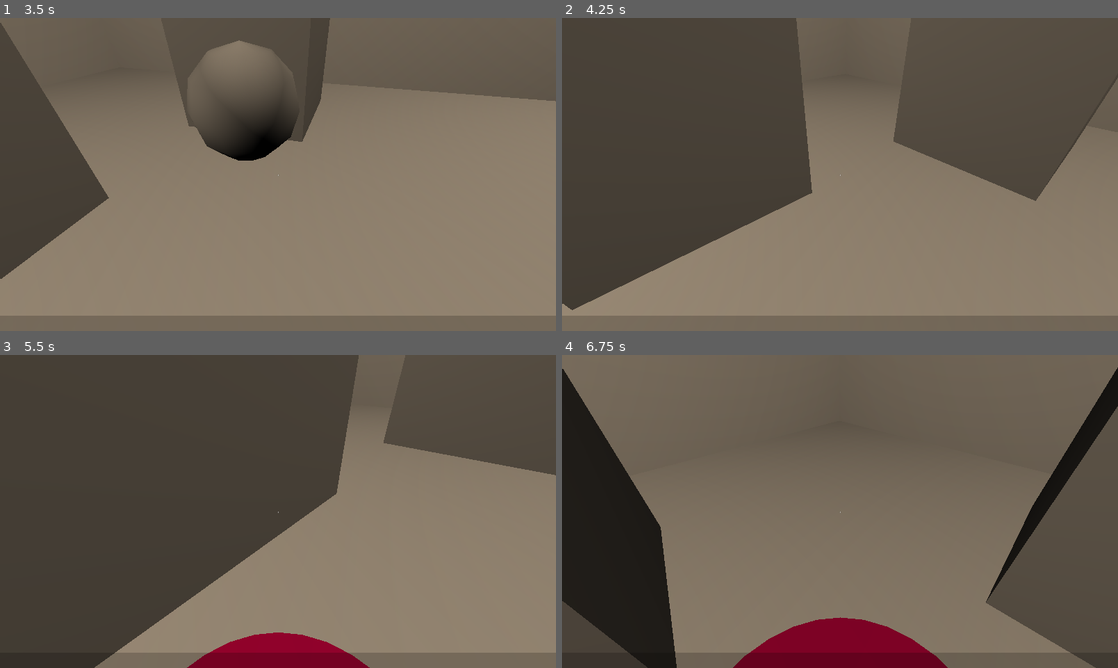
Above: before the commit, frames 1-4 (two rows, left to right).
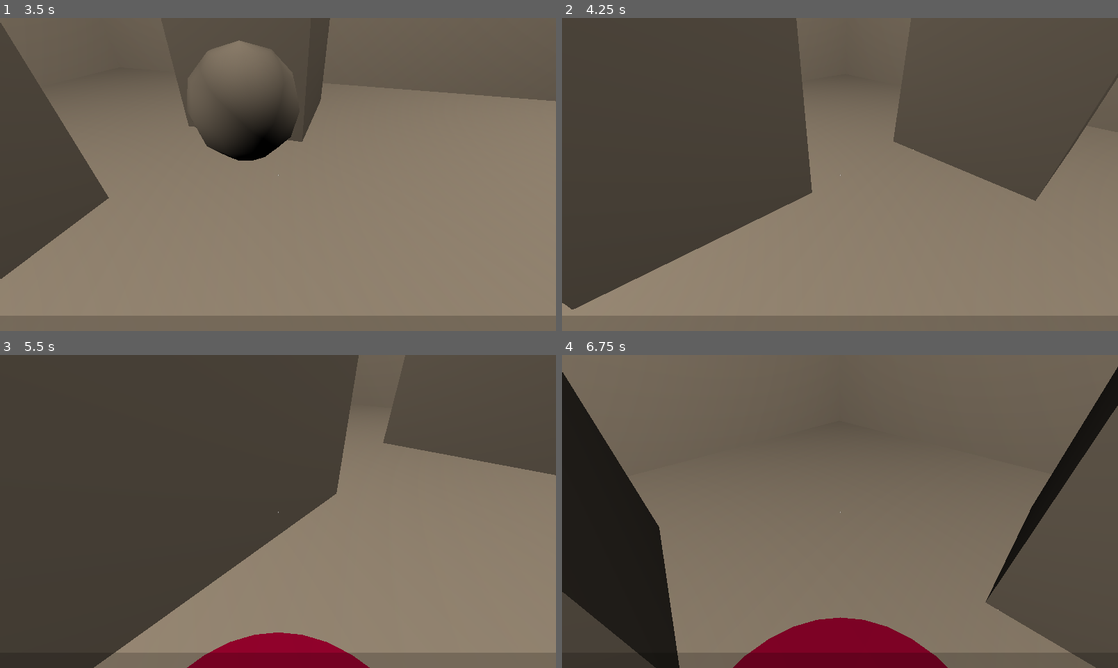
Above: after the commit, the same moments.

Repository: BekaValentine/cyberpunk_video_game_godot_repository
Game: Godot game, scene res://infrastructure/menus/main_menu.tscn
Same seed, same stepped clock (60 frames per second), same inputs: the game is played once before the commit and once after it.
Inputs (mouse positions are in pixels of both pictures, inside the frame that each line leads up to):
- Up to frame 1 (3.5 s): click "Prototypes" at 0.5 s; click "Interactions" at 1.25 s; tap Enter at 2 s; move the mouse to (272, 180) at 2.02 s; press the mouse at (272, 180) at 2.03 s; hold W (move_forward) from 2.03 s (still down); tap Space (jump) at 2.27, 3.02 s; right-click (272, 180) at 2.3 s; move the mouse to (316, 177) at 2.77 s; release the mouse at (316, 177) at 2.78 s; right-click (316, 177) at 2.85 s; click (316, 177) at 3.05 s
- Up to frame 2 (4.25 s): keep holding W (move_forward); move the mouse to (795, 171) at 3.52 s; hold C (crouch) from 3.53 s (still down); right-click (795, 171) at 3.8 s
- Up to frame 3 (5.5 s): move the mouse to (283, 511) at 4.27 s; release W (move_forward) at 4.28 s; release C (crouch) at 4.28 s; hold A (move_left) 4.28-5.03 s; click (283, 511) at 4.35 s; tap Space (jump) at 4.52, 5.27 s; move the mouse to (255, 505) at 5.02 s; hold W (move_forward) from 5.03 s (still down); hold Shift (run) from 5.03 s (still down); right-click (255, 505) at 5.3 s
- Up to frame 4 (6.75 s): keep holding W (move_forward); move the mouse to (867, 511) at 5.77 s; release Shift (run) at 5.78 s; right-click (867, 511) at 5.85 s; tap Space (jump) at 6.02 s; click (867, 511) at 6.05 s; move the mouse to (812, 511) at 6.52 s; tap T (take) at 6.6 s

Frame 1 is identical in both runs. In frame 2, less than 0.1% of the frame differs, in the area x 0-100%, y 0-94%; in frame 3, less than 0.1%; in frame 4, 0.8%, in the area x 0-100%, y 3-100%.

Commit message:
Makes held object use hold camera

Diff:
--- a/infrastructure/player.gd
+++ b/infrastructure/player.gd
@@ -14,7 +14,6 @@
 var crouch_tween = null
 var camera = null
 var hold_camera = null
-var hold_collider = null
 var hold_position = null
 var on_floor = false
 var pivot = null
@@ -40,7 +39,7 @@
 var tick = 0
 
 var WORLD_OBJECT_COLLISION_MASK = 2;
-var HELD_COLLISION_MASK = 4;
+var HELD_COLLISION_MASK = 0;
 var NORMAL_COLLISION_MASK = 2 | 4;
 
 
@@ -53,7 +52,6 @@
 	body_collider = $body_collider
 	camera = $pivot/camera
 	hold_camera = $pivot/camera/hold_viewport_container/hold_viewport/hold_camera
-	hold_collider = $hold_collider
 	crouch_tween = $crouch_tween
 	hold_position = $pivot/hold_position
 	object_highlight = $object_highlight
@@ -62,7 +60,6 @@
 	stand_height = pivot.transform.origin.y
 
 	Input.set_mouse_mode(Input.MOUSE_MODE_CAPTURED)
-	hold_collider.disabled = true
 
 
 
@@ -137,19 +134,18 @@
 	held_object = obj
 	if not held_object.get_parent():
 		self.get_parent().add_child(held_object)
-#	hold_position.add_child(held_object)
 	self_initial_rotation = self.get_rotation()
 	if held_object.transform.basis.y.angle_to(Vector3.UP) > 0.01:
 		held_object_initial_rotation = Vector3.ZERO
 	else:
 		held_object_initial_rotation = held_object.get_rotation()
-#	held_object.mode = RigidBody.MODE_KINEMATIC
+	held_object.mode = RigidBody.MODE_KINEMATIC
 	held_object.collision_mask = HELD_COLLISION_MASK
+	held_object.start_hold()
 	held_object.hold()
-	hold_collider.shape.extents = held_object.hold_collider_extents()
-	hold_collider.disabled = false
 
 func throw_object():
+	held_object.end_hold()
 	held_object.release()
 	var old_transform = held_object.global_transform
 	held_object.mode = RigidBody.MODE_RIGID
@@ -157,16 +153,15 @@
 	held_object.global_transform = old_transform
 	held_object.apply_impulse(Vector3(0,0,0), -10*camera.global_transform.basis.z)
 	held_object = null
-	hold_collider.disabled = true
 
 func drop_object():
+	held_object.end_hold()
 	held_object.release()
 	var old_transform = held_object.global_transform
 	held_object.mode = RigidBody.MODE_RIGID
 	held_object.collision_mask = NORMAL_COLLISION_MASK
 	held_object.global_transform = old_transform
 	held_object = null
-	hold_collider.disabled = true
 
 func take_object():
 	held_object.take()
@@ -329,4 +324,3 @@
 
 func set_held_object_position():
 	held_object.global_transform.origin = hold_position.global_transform.origin
-	hold_collider.global_transform.origin = held_object.global_transform.origin
--- a/infrastructure/player.tscn
+++ b/infrastructure/player.tscn
@@ -6,36 +6,34 @@
 [ext_resource path="res://infrastructure/menus/pause_menu.tscn" type="PackedScene" id=4]
 [ext_resource path="res://infrastructure/backpack.gd" type="Script" id=5]
 
-[sub_resource type="PhysicsMaterial" id=10]
+[sub_resource type="PhysicsMaterial" id=1]
 friction = 0.001
 
-[sub_resource type="CylinderShape" id=1]
+[sub_resource type="CylinderShape" id=2]
 margin = 0.001
 radius = 0.3
 height = 1.77
 
-[sub_resource type="BoxShape" id=2]
-
-[sub_resource type="Environment" id=4]
+[sub_resource type="Environment" id=3]
 background_mode = 1
 background_color = Color( 0.160784, 0.160784, 0.160784, 1 )
 
-[sub_resource type="StyleBoxFlat" id=5]
+[sub_resource type="StyleBoxFlat" id=4]
 bg_color = Color( 0, 0, 0, 0.196078 )
 
-[sub_resource type="SpatialMaterial" id=6]
+[sub_resource type="SpatialMaterial" id=5]
 albedo_color = Color( 0.992157, 0.00784314, 0.376471, 1 )
 
-[sub_resource type="SpatialMaterial" id=7]
+[sub_resource type="SpatialMaterial" id=6]
 albedo_color = Color( 0.0509804, 0.937255, 0.666667, 1 )
 
-[sub_resource type="SpatialMaterial" id=8]
+[sub_resource type="SpatialMaterial" id=7]
 albedo_color = Color( 0.772549, 0.992157, 0.227451, 1 )
 
 [node name="player" type="RigidBody" groups=[
 "player",
 ]]
-physics_material_override = SubResource( 10 )
+physics_material_override = SubResource( 1 )
 contacts_reported = 10
 contact_monitor = true
 axis_lock_angular_x = true
@@ -45,10 +43,6 @@
 
 [node name="body_collider" type="CollisionShape" parent="."]
 transform = Transform( 1, 0, 0, 0, 1, 0, 0, 0, 1, 0, 0.885, 0 )
-shape = SubResource( 1 )
-
-[node name="hold_collider" type="CollisionShape" parent="."]
-transform = Transform( 1, 0, 0, 0, 1, 0, 0, 0, 1, 0, 1.06201, -1.22091 )
 shape = SubResource( 2 )
 
 [node name="pivot" type="Spatial" parent="."]
@@ -59,10 +53,9 @@
 
 [node name="camera" type="Camera" parent="pivot"]
 cull_mask = 2148532221
-environment = SubResource( 4 )
+environment = SubResource( 3 )
 
 [node name="hold_viewport_container" type="ViewportContainer" parent="pivot/camera"]
-visible = false
 anchor_right = 1.0
 anchor_bottom = 1.0
 mouse_filter = 2
@@ -74,11 +67,10 @@
 size = Vector2( 1920, 1080 )
 transparent_bg = true
 handle_input_locally = false
-render_target_update_mode = 0
+render_target_update_mode = 3
 
 [node name="hold_camera" type="Camera" parent="pivot/camera/hold_viewport_container/hold_viewport"]
 transform = Transform( 1, 0, 0, 0, 1, 0, 0, 0, 1, 0, 1.63492, 0 )
-visible = false
 cull_mask = 2
 
 [node name="pickup_detect_ray" type="RayCast" parent="pivot"]
--- a/levels/prototypes/block1.gd
+++ b/levels/prototypes/block1.gd
@@ -8,6 +8,12 @@
 func hold_collider_extents():
 	return $CollisionShape.shape.extents
 
+func start_hold():
+	$CSGBox.layers = 2
+
+func end_hold():
+	$CSGBox.layers = 1
+
 func hold():
 	pass
 
--- a/levels/prototypes/sphere2.gd
+++ b/levels/prototypes/sphere2.gd
@@ -4,6 +4,12 @@
 
 func _ready():
 	highlight_shape = $CSGSphere
+
+func start_hold():
+	$CSGSphere.layers = 2
+
+func end_hold():
+	$CSGSphere.layers = 1
 
 func hold_collider_extents():
 	var r = $CollisionShape.shape.radius
Not shown: 5 places in infrastructure/player.tscn that only renumber resources
